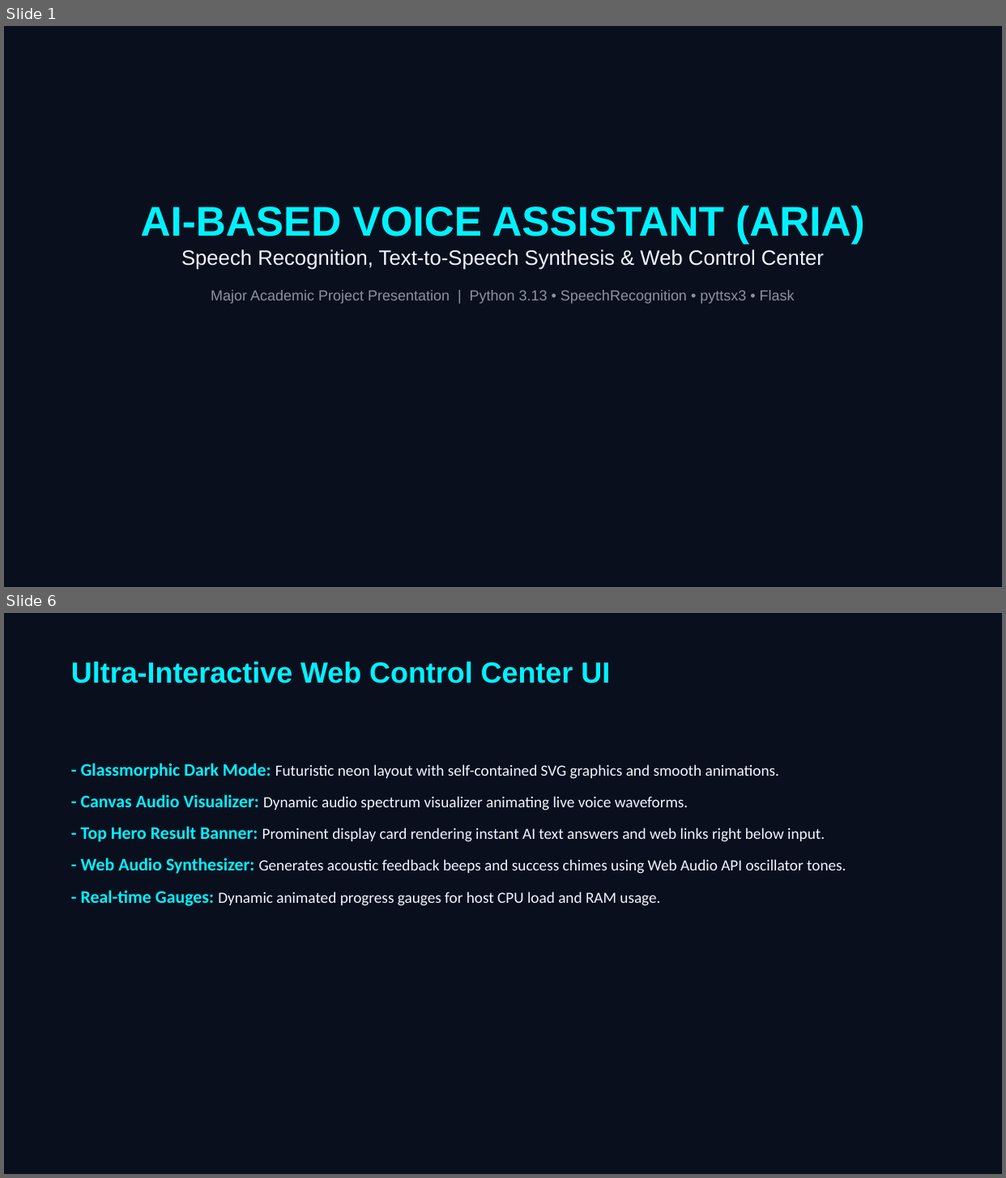
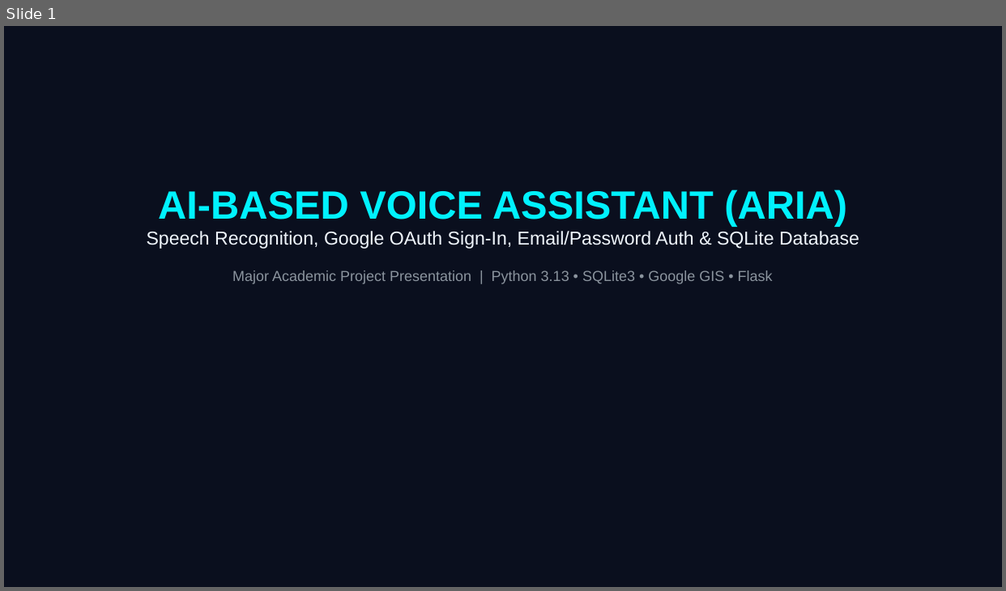
Before and after one commit to Vignesh170000/majorproject_vignesh, a slide deck: AI_Voice_Assistant_Presentation.pptx. Shown one above the other, each under a label of ours: slides 1 and 6 before the commit, slide 1 after it; the slides between them are not shown. The pictures are 1006x1178 and 1006x591 pixels, drawn with LibreOffice and Linux fonts; fonts in the diff are those of the drawing. Boxes give left, top, right and bottom in pixels: in the first picture for what was removed or moved away, otherwise in the second. Text is boxed around its words. In the diff, an @@ line names an element or a change of style, - is before the commit and + after.

```diff
--- a/AI_Voice_Assistant_Presentation.pptx
+++ b/AI_Voice_Assistant_Presentation.pptx
@@ slide 6 removed at (4, 613, 1002, 1174), background #FFFFFF @@
@@ rectangle removed at (4, 613, 1002, 1174) @@
@@ text removed at (71, 662, 610, 683) @@
-Ultra-Interactive Web Control Center UI
@@ text removed at (81, 763, 846, 906) @@
-- Glassmorphic Dark Mode: Futuristic neon layout with self-contained SVG graphics and smooth animations.
-- Canvas Audio Visualizer: Dynamic audio spectrum visualizer animating live voice waveforms.
-- Top Hero Result Banner: Prominent display card rendering instant AI text answers and web links right below input.
-- Web Audio Synthesizer: Generates acoustic feedback beeps and success chimes using Web Audio API oscillator tones.
-- Real-time Gauges: Dynamic animated progress gauges for host CPU load and RAM usage.
@@ slide 1 changed as well @@
@@ text "AI-BASED VOICE ASSISTANT (ARIA)": place and size @@
-text "AI-BASED VOICE ASSISTANT (ARIA)" at (141, 205, 864, 304)
+text "AI-BASED VOICE ASSISTANT (ARIA)" at (147, 190, 859, 284)
@@ text at (158, 190, 847, 226): size 40 to 38 pt in "AI-BASED VOICE ASSISTANT (ARIA)" @@
@@ text at (147, 231, 859, 284): text changed; size 14 to 18 pt; text colour #8B949E to #F0F6FC @@
-Speech Recognition, Text-to-Speech Synthesis & Web Control Center
-Major Academic Project Presentation | Python 3.13 • SpeechRecognition • pyttsx3 • Flask
+Speech Recognition, Google OAuth Sign-In, Email/Password Auth & SQLite Database
+Major Academic Project Presentation | Python 3.13 • SQLite3 • Google GIS • Flask
```
Also in this commit, not shown: 4 other slides changed, 4 slides added, 4 other slides removed, 4 other files.
